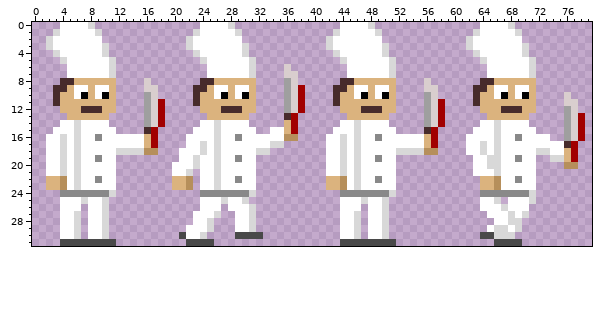
One commit to this sprite sheet: assets/images/player/run.png. The picture above is the old version.
The file is 80x32 pixels. Colours within 5 levels of each other are drawn and written as one.
And afterwards:
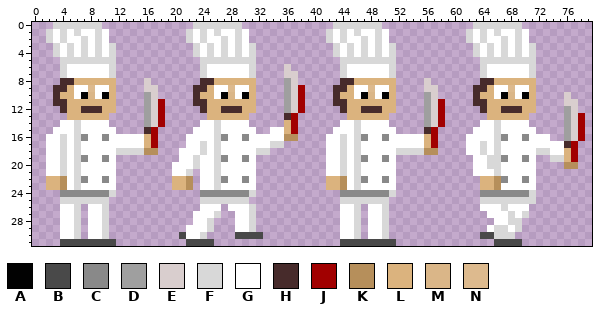
Palette (. is transparent): A #020202  B #494949  C #898989  D #9f9f9f  E #d9cece  F #d8d8d8  G #ffffff  H #472b2b  J #a10000  K #b68f5b  L #dbb37e  M #dab688  N #ddba8e
Difference:
Changed rows in their new state; - is an unchanged pixel.
first column x 2:
 0 -FFFFF-F-------------FFFFF-F-------------FFFFF-F-------------FFFFF-F--
 1 FGF-F---G-----------FGF-F---G-----------FGF-F---G-----------FGF-F---G-
 2 --F--F-FG-------------F--F-FG-------------F--F-FG-------------F--F-FG-
 3 .F-F-F-FGF----------.F-F-F-FGF----------.F-F-F-FGF----------.F-F-F-FGF
 4 ---F-F-FGF-------------F-F-FGF-------------F-F-FGF-------------F-F-FGF
 5 ---FFFFFF--------------FFFFFF--------------FFFFFF--------------FFFFFF-
 6 --F-------------------F-------------------F-------------------F-------
 7 --F-------------------F-------------------F-------------------F-------
 9 ------N-------------------N-------------------N-------------------N---
10 ------M-------------------M-------------------M-------------------M---
11 --H-------------------H-------------------H-------------------H-------
12 --H-------------------H-------------------H-------------------H-------
first column x 4:
16 ---C-GC----------------C-GC----------------C-GC----------------C-GC
19 ---C-GC----------------C-GC----------------C-GC----------------C-GC
22 ---C-GC----------------C-GC----------------C-GC----------------C-GC
25 FFF-FF--------------FFF-FF--------------FFF-FF--------------FF-FFFF
26 --F---------------------------------------F------------------------
